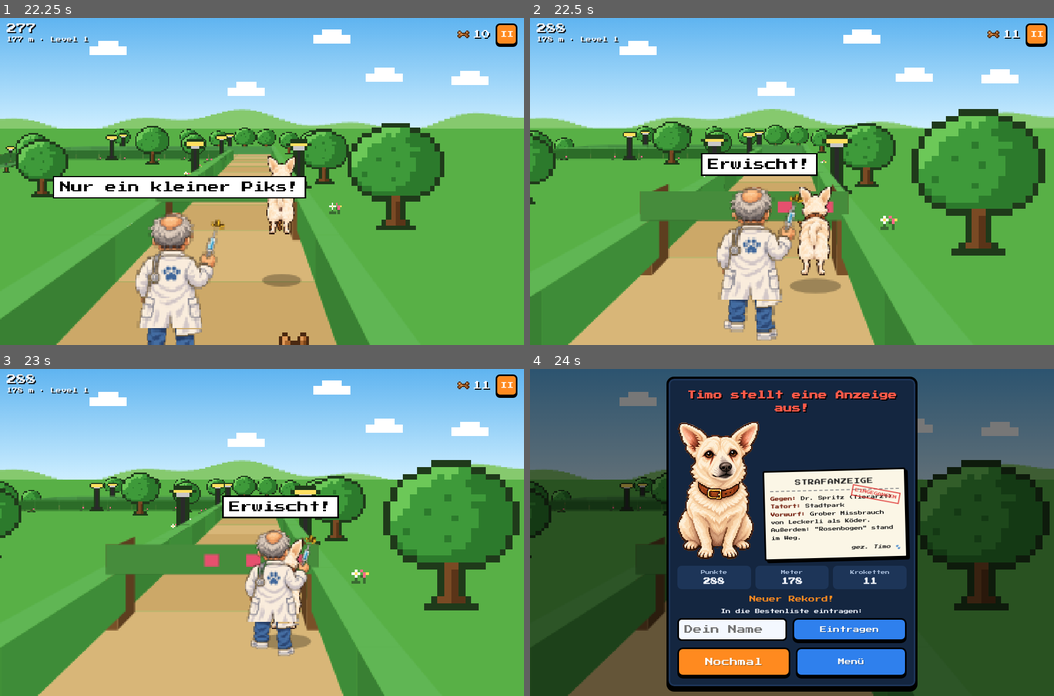
Above: before the commit, frames 1-4 (two rows, left to right).
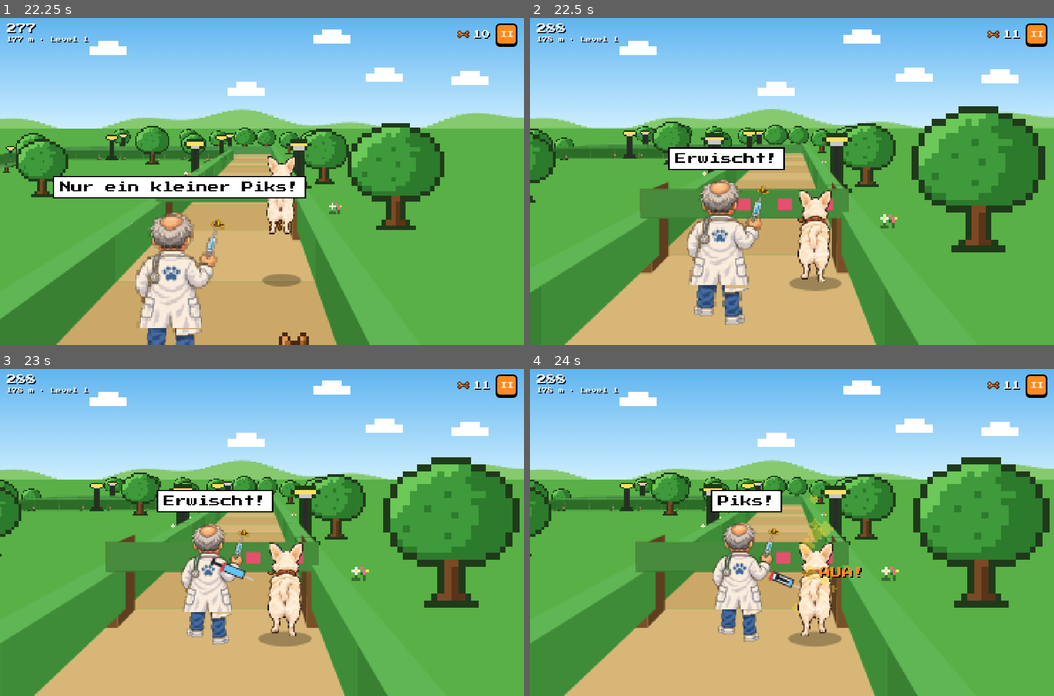
Above: after the commit, the same moments.

Repository: konstiks/timos-turbo-run
Game: browser game, page index.html
The game is run twice, just before and just after one commit, with the same random seed, the same clock (stepped at 60 frames per second) and the same inputs.
Inputs (mouse positions are in pixels of both pictures, inside the frame that each line leads up to):
- Up to frame 1 (22.25 s): click (262, 181) at 0.27 s; hold D 1.03-2.28 s; tap Space every 0.33 s from 1.1 to 22.1 s; hold W 2.33-2.67 s; hold D 2.72-3.72 s; hold S 3.77-4.35 s; hold A 4.4-5.9 s; hold W 5.95-6.45 s; hold A 6.5-7.17 s; hold S 7.22-7.63 s; hold D 7.68-8.93 s; hold W 8.98-9.32 s; hold D 9.37-10.37 s; hold S 10.42-11 s; hold A 11.05-12.55 s; hold W 12.6-13.1 s; hold A 13.15-13.82 s; hold S 13.87-14.28 s; hold D 14.33-15.58 s; hold W 15.63-15.97 s; hold D 16.02-17.02 s; hold S 17.07-17.65 s; hold A 17.7-19.2 s; hold W 19.25-19.75 s; hold A 19.8-20.47 s; hold S 20.52-20.93 s; hold D 20.98-22.23 s
- Up to frame 2 (22.5 s): hold W from 22.28 s (still down); tap Space at 22.43 s
- Up to frame 3 (23 s): release W at 22.62 s; hold D from 22.67 s (still down); tap Space at 22.77 s
- Up to frame 4 (24 s): tap Space at 23.1, 23.43, 23.77 s; release D at 23.67 s; hold S from 23.72 s (still down)

Frame 1 is identical in both runs. In frame 2, 13% of the frame differs, in the area x 0-99%, y 27-100%; in frame 3, 12%; in frame 4, 99%, in the area x 0-100%, y 0-100%.

Commit message:
Turbo-Effekt als Speedlines statt Regen, Spritzen-Animation beim Erwischen
Co-Authored-By: Claude Opus 5.5 <noreply@anthropic.com>
Claude-Session: https://claude.ai/code/session_01FwyAvonJojh9EGHS2iaqSe

Diff:
--- a/game.js
+++ b/game.js
@@ -706,12 +706,25 @@
   r.dying = 1.6; r.deathCause = cause; r.deathObs = o || r.lastObs;
   r.shake = 1.2;
   if (cause === 'fall') { r.vy = 0; r.shake = 0.4; beep(700, 0.9, 'triangle', 0.08, 90); } else sfx.hit();
-  if (cause === 'caught') { r.vetSay = 'Erwischt!'; r.vetSayT = 3; }
+  if (cause === 'caught') { r.dying = 3.0; r.pikst = false; r.vetSide = undefined; r.vetSay = 'Erwischt!'; r.vetSayT = 1.2; }
 }
 function updateDying(dt) {
   const r = run;
   r.dying -= dt;
-  if (r.deathCause === 'caught') { r.vetGap = lerp(r.vetGap, 0.25, dt * 4); r.vetB = lerp(r.vetB, r.pb, dt * 4); }
+  if (r.deathCause === 'caught') {
+    // Tierarzt holt Timo ein und verpasst ihm die Spritze
+    const t = 3.0 - r.dying;
+    if (r.vetSide === undefined) r.vetSide = r.pb > 0.3 ? -1 : 1;
+    r.vetGap = lerp(r.vetGap, 0.15, dt * 5); r.vetB = lerp(r.vetB, r.pb + r.vetSide * 1.05, dt * 5);
+    if (t > 1.05 && !r.pikst) {
+      r.pikst = true; r.vy = 5; r.shake = 0.5;
+      r.vetSay = 'Piks!'; r.vetSayT = 1.6;
+      beep(1400, 0.08, 'square', 0.06, 2400); setTimeout(() => beep(520, 0.35, 'triangle', 0.07, 260), 90);
+      const [x, z] = segWorld(r.cur, r.pa, r.pb);
+      for (let i = 0; i < 10; i++) r.parts.push({ x: x + rnd(-0.4, 0.4), z: z + rnd(-0.3, 0.3), y: rnd(0.8, 1.4), vx: rnd(-1.5, 1.5), vz: rnd(-0.5, 0.5), vy: rnd(2, 4), t: 1, spr: 'star', s: 0.2 });
+    }
+    if (r.py > 0 || r.vy > 0) { r.vy -= 22 * dt; r.py = Math.max(0, r.py + r.vy * dt); }
+  }
   else if (r.deathCause === 'fall') { r.vy -= 18 * dt; r.py += r.vy * dt; r.pa += dt * 2; r.vetGap = lerp(r.vetGap, 1.4, dt * 2); }
   else { r.vetGap = lerp(r.vetGap, 1.4, dt * 2); if (r.py > 0 || r.vy > 0) { r.vy -= 24 * dt; r.py = Math.max(0, r.py + r.vy * dt); } }
   if (r.dying <= 0) gameOver();
@@ -1168,6 +1181,7 @@
       }
     }
   }
+  if (r.dying && r.deathCause === 'caught') drawInjection(r);
   // Sprechblase Tierarzt
   if (r.vetSayT > 0 && r.vetGap < 5) {
     const vp = toCamSeg(r.cur, r.pa - r.vetGap, r.vetB, 1.9);
@@ -1192,12 +1206,56 @@
   if (!r.dying && r.pa > s.L - HW - (7 + r.speed * 0.3) && !r.turnQ) arrowHint(s.exits);
   // Turbo-Effekt
   if (r.eff.turbo > 0) {
-    ctx.fillStyle = 'rgba(255,255,255,0.5)';
-    for (let i = 0; i < 14; i++) {
-      const x = (Math.sin(i * 12.9898 + r.time * 3) * 0.5 + 0.5) * W;
-      const y = C.oy + (((i * 0.37 + r.time * 2.5) % 1)) * (H - C.oy);
-      ctx.fillRect(Math.round(x), Math.round(y), 1, 6);
-    }
+    // Speed-Lines: strahlen vom Fluchtpunkt nach außen, nur am Bildrand
+    const fade = clamp(r.eff.turbo, 0, 1);
+    ctx.strokeStyle = 'rgba(255,240,210,' + (0.45 * fade) + ')'; ctx.lineWidth = 1;
+    const R = Math.hypot(W, H) * 0.6;
+    ctx.beginPath();
+    for (let i = 0; i < 18; i++) {
+      const ang = i * 2.399 + Math.floor(r.time * 12 + i) * 0.37;
+      const ph = (r.time * 2.2 + i * 0.137) % 1;
+      const r0 = R * (0.55 + ph * 0.45), r1 = r0 + R * 0.18;
+      ctx.moveTo(Math.round(C.ox + Math.cos(ang) * r0), Math.round(C.oy + Math.sin(ang) * r0 * 0.75));
+      ctx.lineTo(Math.round(C.ox + Math.cos(ang) * r1), Math.round(C.oy + Math.sin(ang) * r1 * 0.75));
+    }
+    ctx.stroke();
+  }
+}
+function drawInjection(r) {
+  const t = 3.0 - r.dying;
+  if (t < 0.45 || t > 2.1) return;
+  const side = r.vetSide || 1;
+  const tp = toCamSeg(r.cur, r.pa, r.pb + side * 0.18, r.py + 0.8);
+  if (tp[2] <= NEAR) return;
+  const [ex, ey] = proj(tp), sc = focal / tp[2];
+  // Anflug (0.45–1.05), Drücken (1.05–1.6), Rausziehen (1.6–2.3)
+  const inn = t < 1.05 ? (t - 0.45) / 0.6 : t < 1.6 ? 1 : 1 - (t - 1.6) / 0.7;
+  const push = t < 1.05 ? 0 : clamp((t - 1.05) / 0.4, 0, 1);
+  const L = 0.62 * sc, th = Math.max(3, 0.1 * sc);
+  const ang = side > 0 ? -0.4 : Math.PI + 0.4; // Spritze kommt von der Seite des Tierarztes
+  const dist = (1 - inn) * 0.5 * sc;
+  ctx.save();
+  ctx.translate(Math.round(ex + Math.cos(ang) * dist), Math.round(ey + Math.sin(ang) * dist));
+  ctx.rotate(ang); if (side < 0) ctx.scale(1, -1);
+  const P = v => Math.round(v);
+  // Nadel
+  ctx.fillStyle = '#d0d4dc'; ctx.fillRect(0, P(-0.5), P(L * 0.28), Math.max(1, P(th * 0.18)));
+  // Zylinder mit Flüssigkeit
+  const bx = P(L * 0.28), bw = P(L * 0.5);
+  ctx.fillStyle = '#1e1e28'; ctx.fillRect(bx - 1, P(-th / 2) - 1, bw + 2, P(th) + 2);
+  ctx.fillStyle = '#eef6ff'; ctx.fillRect(bx, P(-th / 2), bw, P(th));
+  ctx.fillStyle = '#5ac8ff'; ctx.fillRect(bx, P(-th / 2), P(bw * (1 - push * 0.85)), P(th));
+  // Kolben
+  const kx = bx + bw - P(bw * push * 0.85);
+  ctx.fillStyle = '#1e1e28'; ctx.fillRect(kx, P(-th * 0.22), P(L * 0.3) + 2, Math.max(2, P(th * 0.44)));
+  ctx.fillRect(kx + P(L * 0.3), P(-th * 0.6), Math.max(2, P(th * 0.3)), P(th * 1.2));
+  ctx.fillStyle = '#d84040'; ctx.fillRect(bx + bw, P(-th * 0.75), Math.max(2, P(th * 0.25)), P(th * 1.5));
+  ctx.restore();
+  if (r.pikst && t < 1.9) {
+    ctx.font = '8px "Press Start 2P", monospace'; ctx.textBaseline = 'middle';
+    const tx = Math.round(ex - side * 0.6 * sc - 16), ty = Math.round(ey - 0.25 * sc);
+    ctx.fillStyle = '#000'; ctx.fillText('AUA!', tx + 1, ty + 1);
+    ctx.fillStyle = (Math.floor(t * 10) & 1) ? '#ffd83a' : '#ff8a1f'; ctx.fillText('AUA!', tx, ty);
   }
 }
 function toCamSeg(seg, a, b, y) { const w = segWorld(seg, a, b); return toCam(w[0], y + elev(seg, a), w[1]); }
--- a/index.html
+++ b/index.html
@@ -145,7 +145,7 @@
     </div>
   </div>
 </div>
-<script src="sprites.js?v=10"></script>
-<script src="game.js?v=10"></script>
+<script src="sprites.js?v=11"></script>
+<script src="game.js?v=11"></script>
 </body>
 </html>
